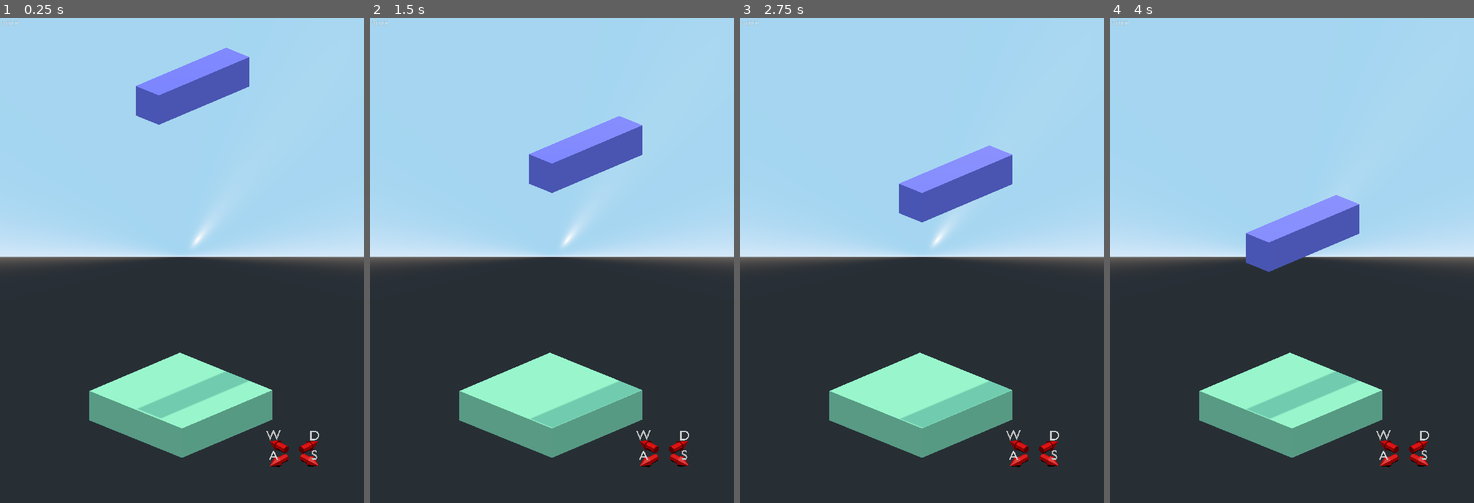
Above: before the commit, frames 1-4 (left to right).
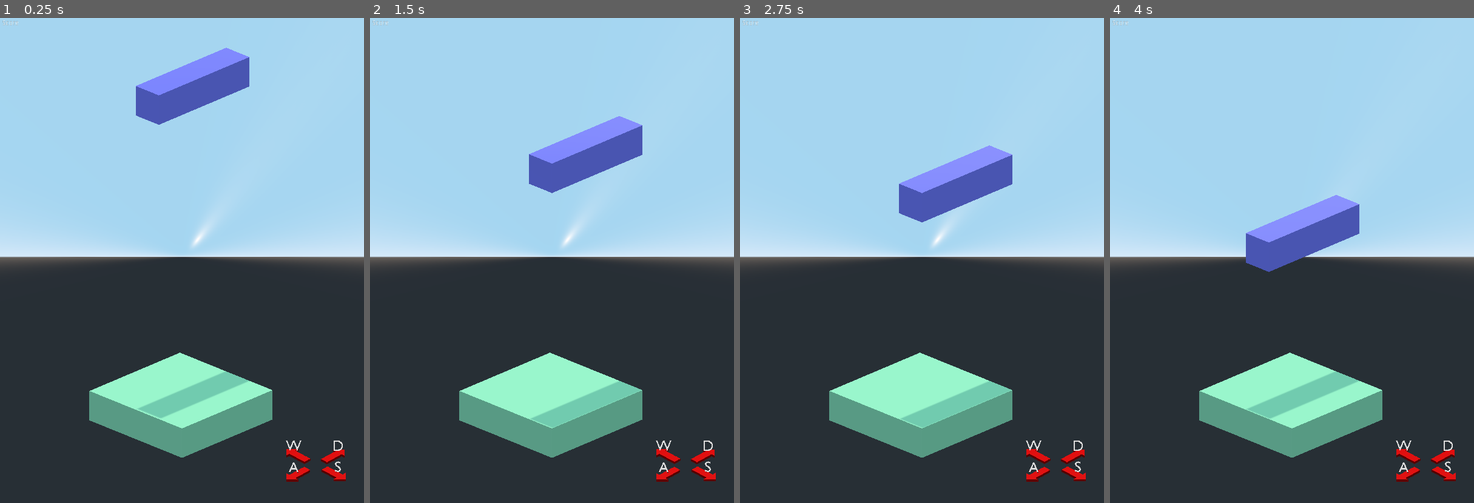
Above: after the commit, the same moments.

Repository: minifigmaster125/3DTetris
Game: Godot game, scene res://Main.tscn
The game is run twice, just before and just after one commit, with the same random seed, the same clock (stepped at 60 frames per second) and the same inputs.
Inputs (mouse positions are in pixels of both pictures, inside the frame that each line leads up to):
- Up to frame 1 (0.25 s): no input
- Up to frame 2 (1.5 s): tap Enter at 0.5 s; move the mouse to (632, 236) at 0.52 s; hold D (right) 0.53-1.28 s; tap Space at 1.25 s; move the mouse to (479, 284) at 1.27 s; hold S (down) from 1.28 s (still down)
- Up to frame 3 (2.75 s): tap Enter at 2 s; move the mouse to (958, 153) at 2.02 s; release S (down) at 2.03 s; hold D (right) from 2.03 s (still down)
- Up to frame 4 (4 s): tap Space at 2.75 s; move the mouse to (1273, 357) at 2.77 s; release D (right) at 2.78 s; hold W (up) 2.78-3.53 s; tap Enter at 3.5 s; move the mouse to (1401, 333) at 3.52 s; hold A (left) from 3.53 s (still down)

The runs differ from the first frame. In frame 1, 0.9% of the frame differs, in the area x 73-95%, y 85-96%; in frame 2, 0.9%; in frame 3, 0.9%; in frame 4, 0.9%.

Commit message:
upgrade arrow

Diff:
--- a/HeadingDisplay.gd
+++ b/HeadingDisplay.gd
@@ -3,7 +3,10 @@
 onready var tween = $Pivot/Tween
 
 func _ready() -> void:
-	pass
+	$Pivot/w_key.look_at(Vector3(-100, -100, -100), Vector3.UP)
+	$Pivot/a_key.look_at(Vector3(-100,-100,-100), Vector3.UP)
+	$Pivot/s_key.look_at(Vector3(-100,-100,-100), Vector3.UP)
+	$Pivot/d_key.look_at(Vector3(-100,-100,-100), Vector3.UP)
 
 func _process(delta: float) -> void:
 	if tween.is_active():
--- a/Main.tscn
+++ b/Main.tscn
@@ -196,14 +196,13 @@
 		return new
 
 func is_set() -> bool:
-	print(\"new_check\")
 	for cube in longStraight.get_children():
 		var current_pos = convert_origin_to_matrix(cube.global_transform.origin)
 		var check_pos = current_pos - Vector3(0,1,0)
-		print(\"check pose\")
-		print(cube.global_transform.origin)
-		print(current_pos)
-		print(matrix[check_pos.y][check_pos.x][check_pos.z])
+#		print(\"check pose\")
+#		print(cube.global_transform.origin)
+#		print(current_pos)
+#		print(matrix[check_pos.y][check_pos.x][check_pos.z])
 		if current_pos.y == 0 or matrix[check_pos.y][check_pos.x][check_pos.z]:
 			return true
 	return false
@@ -348,7 +347,7 @@
 }
 
 [node name="Viewport" type="Viewport" parent="Node2D"]
-size = Vector2( 600, 600 )
+size = Vector2( 1024, 1024 )
 own_world = true
 transparent_bg = true
 render_target_v_flip = true
@@ -357,8 +356,8 @@
 transform = Transform( 0.707107, 0, 0.707107, 0, 1, 0, -0.707107, 0, 0.707107, 0, 0, 0 )
 
 [node name="headingSprite" type="Sprite" parent="Node2D"]
-position = Vector2( 621.449, 870.148 )
-scale = Vector2( 0.553005, 0.553005 )
+position = Vector2( 667.478, 891.032 )
+scale = Vector2( 0.350353, 0.350353 )
 texture = SubResource( 6 )
 
 [connection signal="timeout" from="Timer" to="." method="_on_Timer_timeout"]
Binary file changed: arrow.glb
Binary file changed: key.glb
Not shown, changed: arrow.blend
Not shown, changed: arrow.blend1
